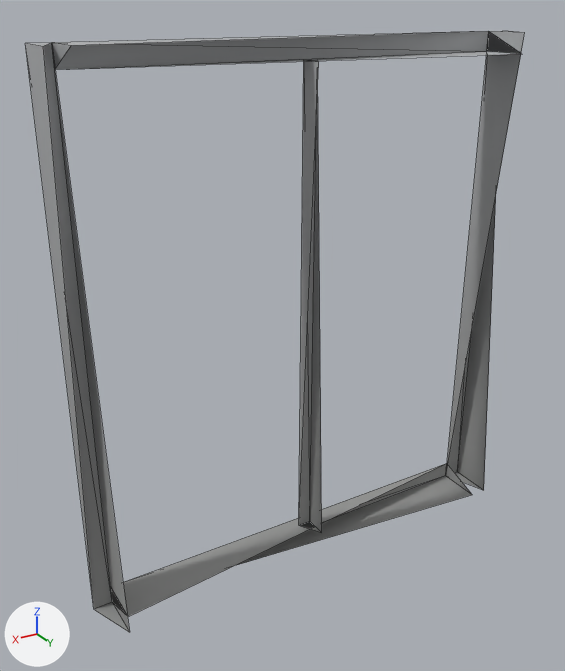
Two versions of the glTF model models/kit/wall_glass.glb, one commit apart.
Camera for both pictures: a camera (50 mm lens) standing at (1.64, 2.48, 2.32) and looking at (0.12, -0.05, 1.06). The lights are fixed; the arrows at lower left show +X, +Y and +Z. The picture after the commit comes second. Mesh edges are drawn as thin lines. Vertices at exactly the same position are counted once.

Objects in the first picture: 'wall_glass'.
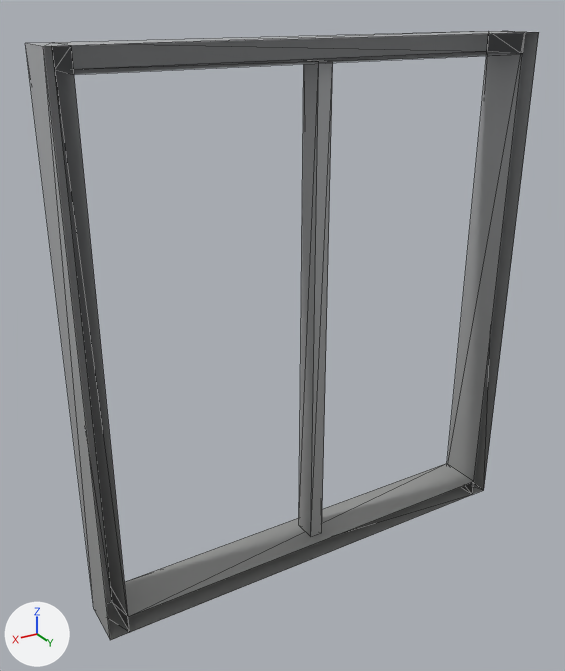
Where the change shows, as pixel boxes [x1, y1, x2, y2] in the pictures (565 x 671 px):
'wall_glass', reshaped: before [25, 31, 525, 632]; after [25, 31, 539, 640]
part 1 of me_base, added: after [44, 31, 539, 640]

What the commit changed:
me_base is used by ob_wall_glass; location (0.0, 0.0, 0.0).
me_base had 26 vertices, 30 faces and spanned x -1.0..1.0, y -0.1..0.1, z 0.0..2.2.
me_base now has 32 vertices, 52 faces and spans x -1.0..1.0, y -0.1..0.1, z 0.0..2.2.
Part 1, on me_base:
6 vertices are added at (-1.0, 0.1, 2.2), (-0.92, 0.1, 0.08), (0.92, 0.1, 2.12), (1.0, 0.1, 0.0), (0.03, 0.05, 0.08), (-0.03, 0.05, 2.12).
22 new faces join them.
